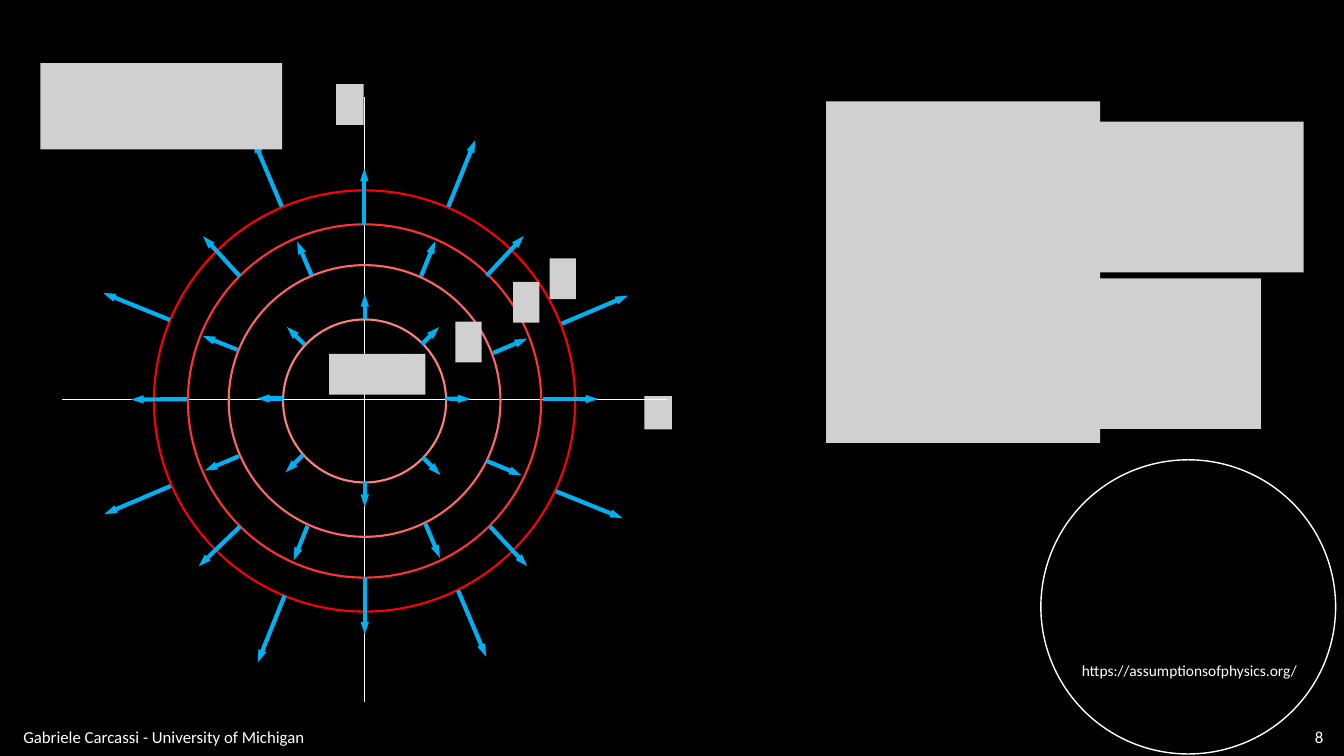
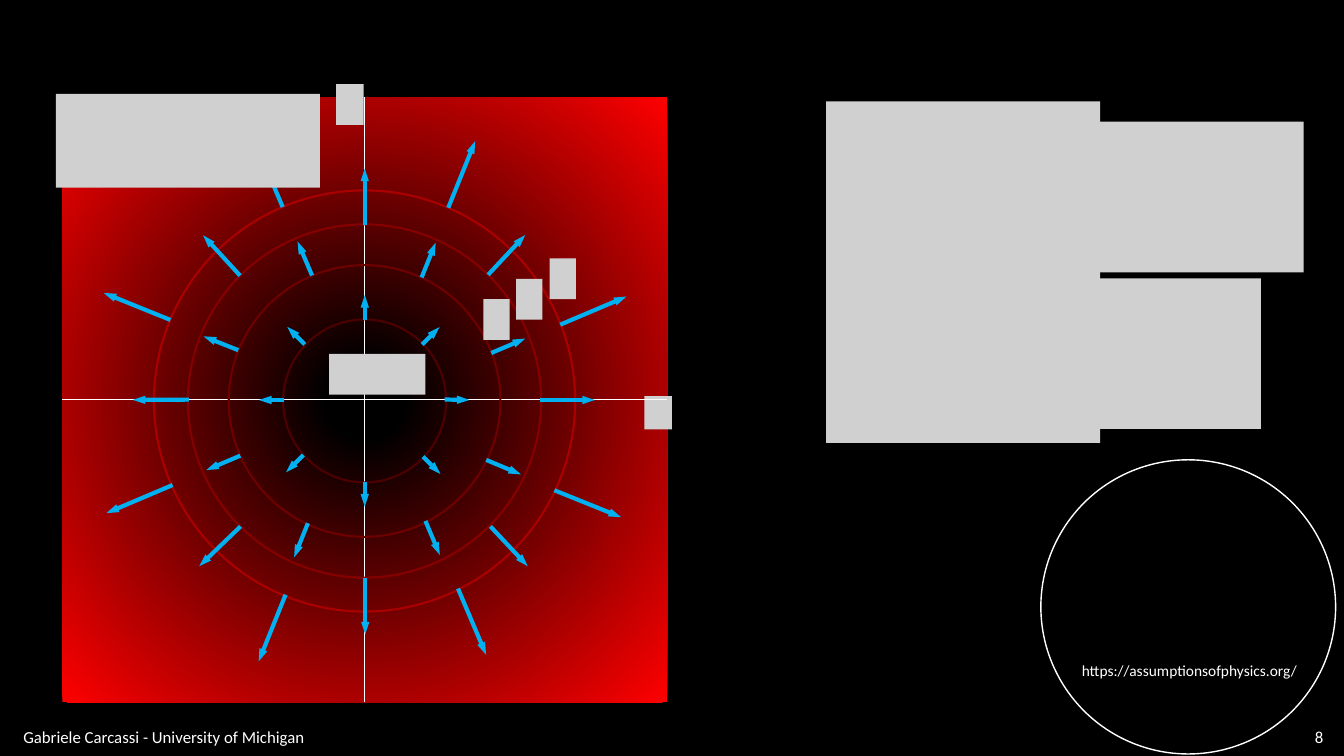
Before and after one commit to assumptionsofphysics/slides, a slide deck: slide 8 of BookCompanions-v2/RP-Class-3.pptx. Drawn at 1344x756 pixels with LibreOffice and Linux fonts; fonts in the diff are those of the drawing; grey boxes stand for pictures; background and template pictures are left out. Boxes give left, top, right and bottom in pixels: in the first picture for what was removed or moved away, otherwise in the second. Text is boxed around its words. In the diff, an @@ line names an element or a change of style, - is before the commit and + after.

```diff
--- a/BookCompanions-v2/RP-Class-3.pptx
+++ b/BookCompanions-v2/RP-Class-3.pptx
@@ picture removed at box(40, 64, 282, 150) @@
@@ picture added at box(55, 94, 320, 188) @@
@@ rectangle added at box(63, 98, 667, 703), fill gradient #000000 to #FF0000 @@
@@ picture added at box(75, 109, 283, 187) @@
@@ ellipse at box(154, 191, 576, 612): outline #FF0000 1.5 pt to #AA0000 1.5 pt @@
@@ ellipse at box(188, 225, 540, 578): outline #FF3333 1.5 pt to #870000 1.5 pt @@
@@ ellipse at box(229, 265, 501, 537): outline #FF6666 1.5 pt to #6E0000 1.5 pt @@
@@ picture added at box(483, 299, 509, 340) @@
@@ ellipse at box(283, 320, 447, 483): outline #FF7F7F 1.5 pt to #4D0000 1.5 pt @@
@@ picture removed at box(456, 322, 482, 362) @@
@@ arrow moved from (543, 399) - (599, 399) to (540, 400) - (595, 400) @@
@@ arrow moved from (308, 526) - (293, 561) to (309, 523) - (294, 558) @@
@@ arrow moved from (425, 524) - (440, 558) to (425, 521) - (440, 556) @@
```
Also in this commit, not shown: 15 other slides changed, 18 slides added, 2 slides removed.
